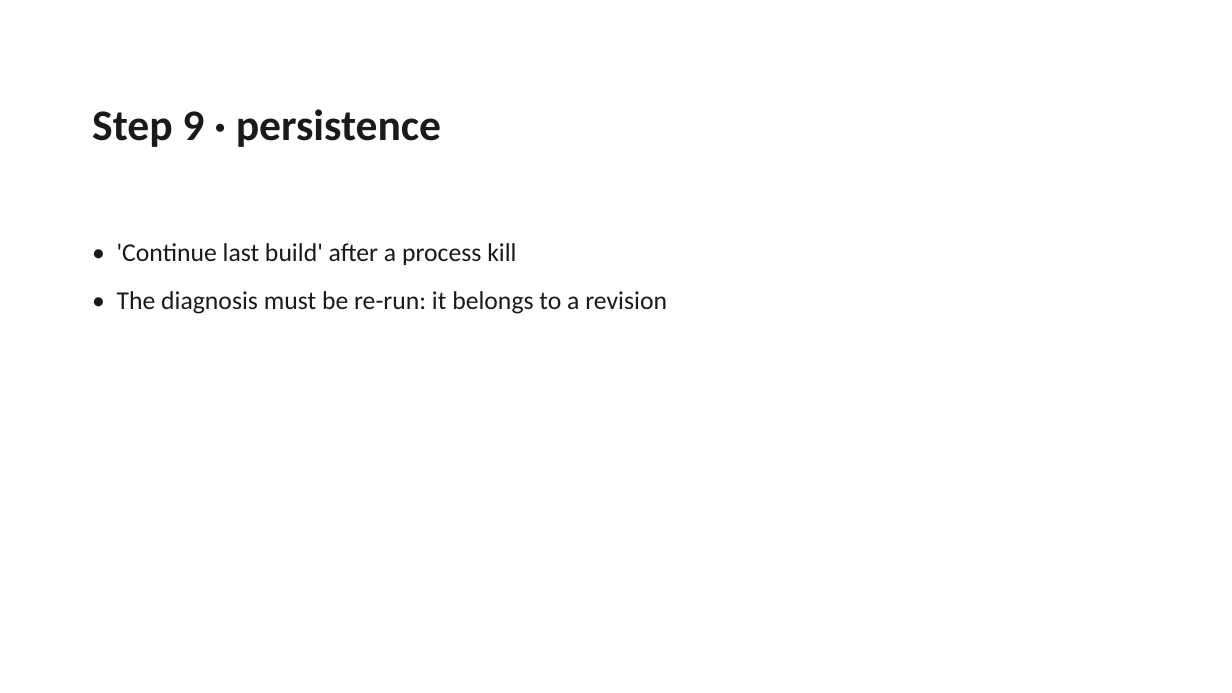
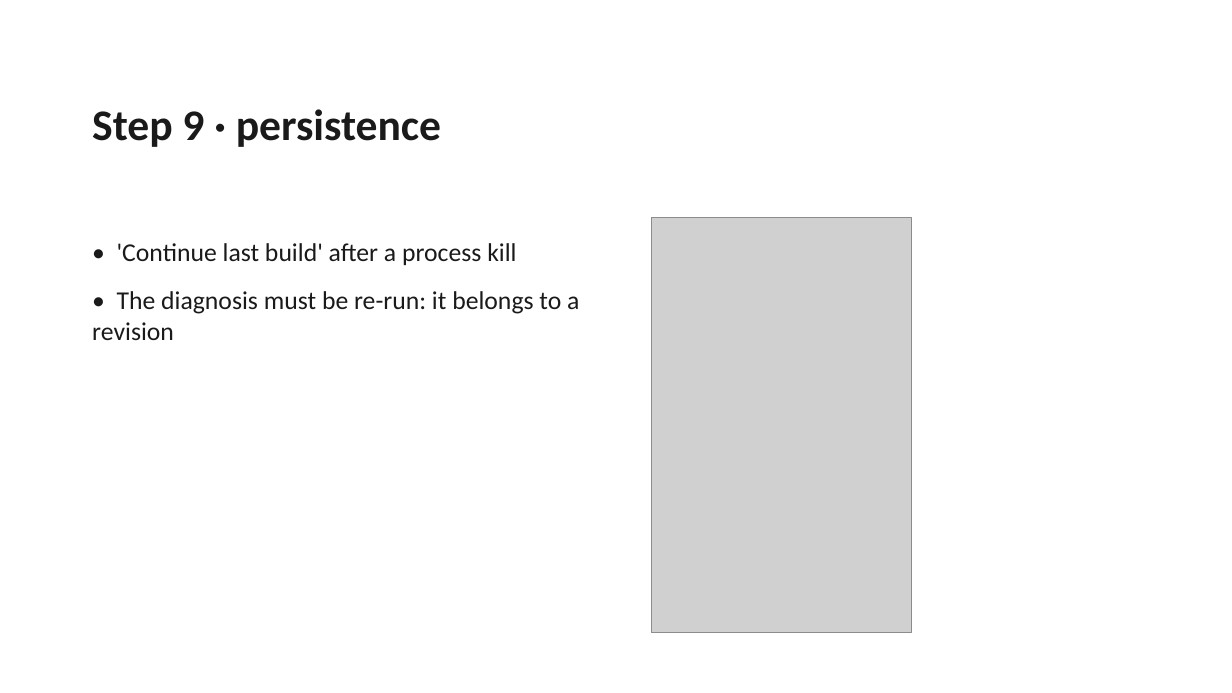
Before and after one commit to pc-buildmate/pcbuildmate, a slide deck: slide 16 of materials/source/Defense_Deck.pptx. Drawn at 1232x693 pixels with LibreOffice and Linux fonts; fonts in the diff are those of the drawing; grey boxes stand for pictures. Boxes give left, top, right and bottom in pixels: in the first picture for what was removed or moved away, otherwise in the second. Text is boxed around its words. In the diff, an @@ line names an element or a change of style, - is before the commit and + after.

Commit message:
docs(defense): put the recorded screenshots into the demo slides (#100)
The demo slides only had text, which makes them useless as a fallback if
the device fails on stage. Slides 11-16 now carry the screenshots from the
recorded run (entry/recommendation, diagnostics with the unverified BIOS
row, preview, comparison, persistence), laid out beside the bullets.

Rendered the changed slides through PowerPoint to confirm nothing overlaps.

```diff
--- a/materials/source/Defense_Deck.pptx
+++ b/materials/source/Defense_Deck.pptx
@@ text "• 'Continue last build' after ..." rewrapped from (117, 243, 667, 314) to (92, 243, 579, 340) @@
@@ picture added at (652, 217, 911, 633) @@
```
Also in this commit, not shown: 4 other slides changed.
